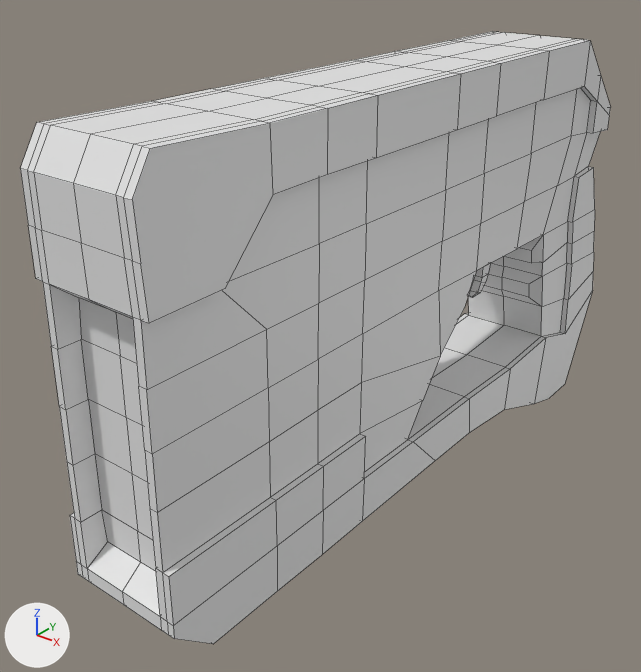
Before and after pictures for a commit that changed the FBX model Assets/Models/Weapons/Pistol/Pistol.fbx.
Both versions are drawn from a 50 mm camera at (0.138, -0.608, 1.363) aimed at (-0.016, -0.416, 1.244). Every picture has the same lights, and +X, +Y and +Z are marked at lower left. Mesh edges are drawn as thin lines. Where no turn or scale is listed for an object, it has been applied to the vertices. Vertices at the same position are counted once.
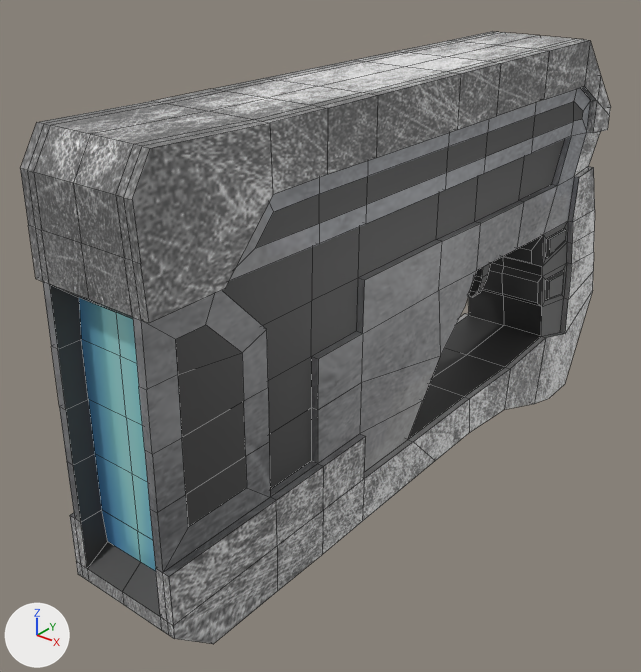
Where the newer file only moved an object's origin or applied its transform, the numbers keep the older frame.

Where the change shows, as pixel boxes (x1, y1, x2, y2) in the pictures (641 x 672 px):
part 1 of me_cube_002, built on: (141, 88, 591, 572) in both
part 2 of me_cube_002, recoloured: (43, 133, 587, 576) in both
part 3 of me_cube_002, recoloured (grey to black): (49, 235, 563, 616) in both
part 4 of me_cube_002, recoloured (grey to cyan): (79, 298, 156, 571) in both
part 5 of me_cube_002, recoloured: (20, 31, 611, 644) in both

The edits, one by one:
Picture '81c981f9d24e6e80a88f587779a37109.jpg' (img_81c981f9d24e6e80a88f587779a37109_jpg) is new.
Picture 'grey.png' (img_grey_png) is new.
Picture 'plasma.jpg' (img_plasma_jpg) is new.
Picture 'black.jpg' (img_black_jpg) is new.
Material 'Material.001' (mat_material_001) is new.
Its texture is img_81c981f9d24e6e80a88f587779a37109_jpg.
Material 'Material.004' (mat_material_004) is new.
Its texture is img_grey_png (with its transparency).
Material 'Material.003' (mat_material_003) is new.
Uses the picture img_plasma_jpg.
Material 'Material.002' (mat_material_002) is new.
Its texture is img_black_jpg.
me_cube_002 is used by ob_cube; location (0.0, -0.4921, 1.3082).
me_cube_002 had 492 vertices, 490 faces and spanned x -0.018..0.018, y -0.019..0.209, z -0.123..0.016.
me_cube_002 now has 616 vertices, 614 faces and spans x -0.018..0.018, y -0.019..0.209, z -0.123..0.016.
Part 1, on me_cube_002:
4 vertices are removed from x -0.015..0.015, y 0.036..0.162, z -0.058..-0.031.
54 faces are deleted.
7 vertices move from x -0.011..0.011, y 0.162..0.164, z -0.073..-0.058 to x -0.014..0.014, y 0.162..0.164, z -0.075..-0.06.
102 vertices are added at x -0.016..0.016, y -0.01..0.182, z -0.077..-0.004.
10 new vertices lie (0.0, 0.0, 0.005) away from vertices in x -0.015..0.015, y 0.036..0.143, z -0.016.
10 new vertices lie (0.0, 0.0, 0.007) away from vertices in x -0.015..0.015, y 0.036..0.143, z -0.011.
6 new vertices lie (0.0, 0.008, 0.0) away from vertices in x -0.015..0.015, y -0.018, z -0.06..-0.031.
92 new faces join them, mat_material_001 (picture img_81c981f9d24e6e80a88f587779a37109_jpg).
86 new faces join them, mat_material_002 (picture img_black_jpg).
me_cube_002 part 2: 60 faces spanning x -0.017..0.017, y -0.018..0.186, z -0.095..-0.016 switch from no material to mat_material_001 (picture img_81c981f9d24e6e80a88f587779a37109_jpg).
me_cube_002 part 3: 94 faces spanning x -0.015..0.015, y -0.019..0.186, z -0.095..-0.016 switch from no material to mat_material_002 (picture img_black_jpg).
me_cube_002 part 4: 10 faces spanning x -0.013..0.013, y -0.012, z -0.085..-0.021 switch from no material to mat_material_003.
me_cube_002 part 5: 272 faces spanning x -0.018..0.018, y -0.019..0.209, z -0.123..0.016 switch from no material to mat_material_004 (picture img_grey_png).
